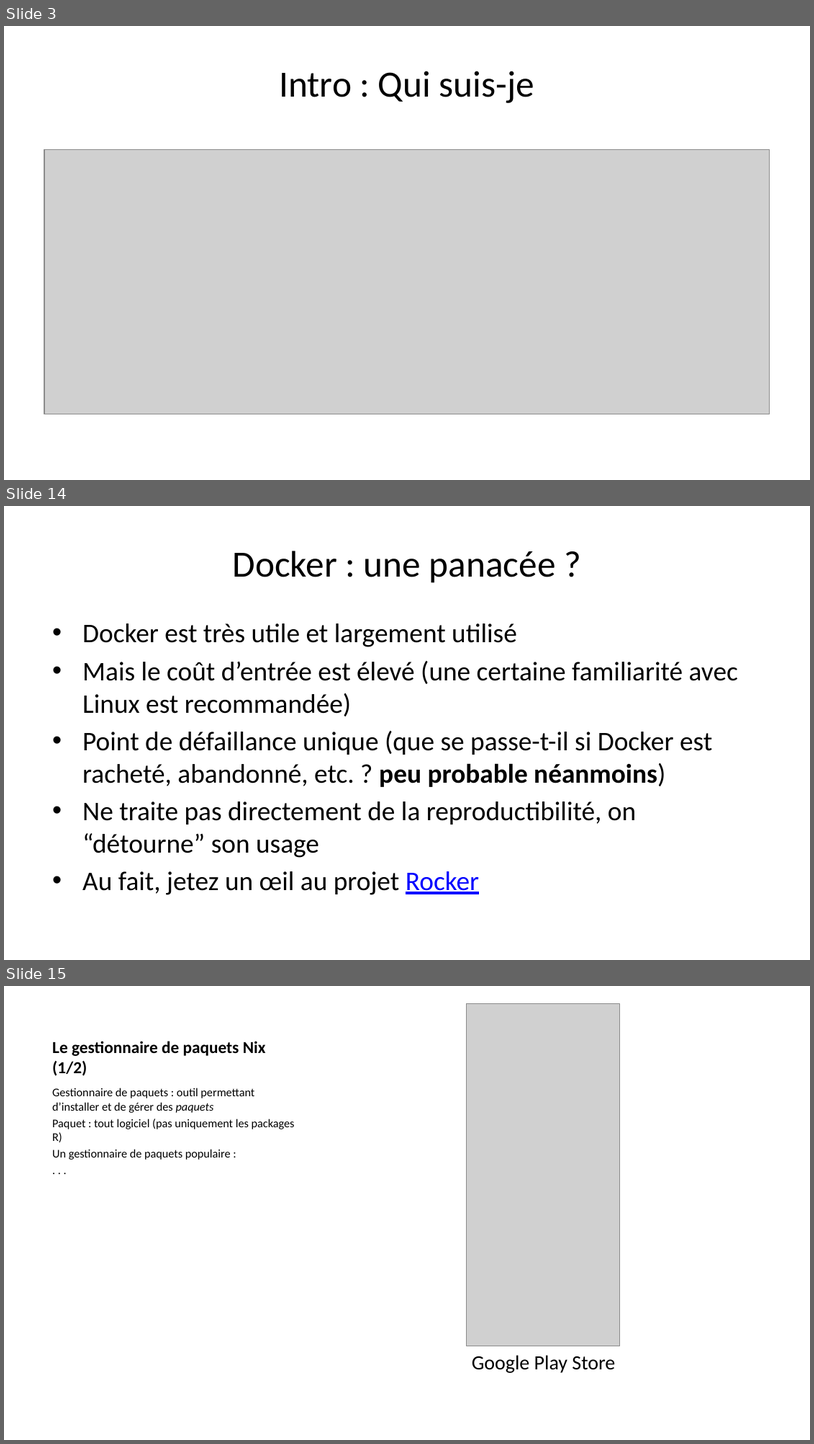
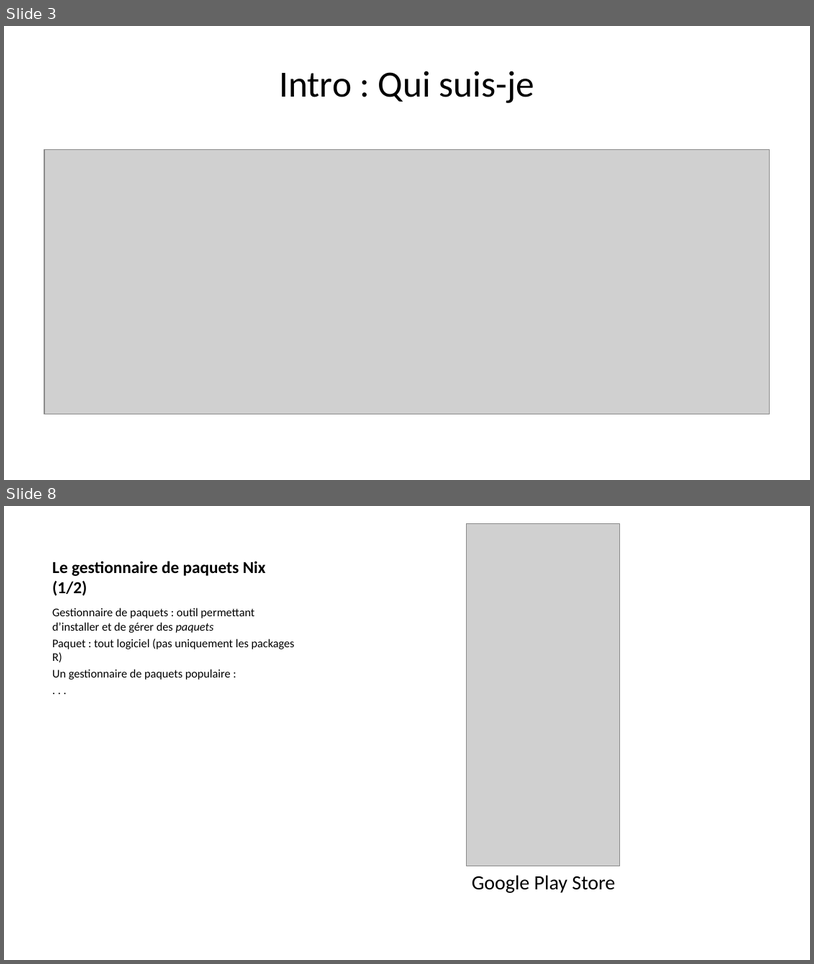
Before and after one commit to b-rodrigues/repro_rrr, a slide deck: docs/index.pptx. Shown one above the other, each under a label of ours: slides 3, 14 and 15 before the commit, slides 3 and 8 after it; the slides between them are not shown. The pictures are 814x1444 and 814x964 pixels, drawn with LibreOffice and Linux fonts; fonts in the diff are those of the drawing; grey boxes stand for pictures. Boxes give left, top, right and bottom in pixels: in the first picture for what was removed or moved away, otherwise in the second. Text is boxed around its words. In the diff, an @@ line names an element or a change of style, - is before the commit and + after.

```diff
--- a/docs/index.pptx
+++ b/docs/index.pptx
@@ slide 14 removed at <box>4,506,810,960</box>, background #FFFFFF @@
@@ title removed at <box>233,551,556,583</box> @@
-Docker : une panacée ?
@@ text removed at <box>82,623,738,895</box> @@
-• Docker est très utile et largement utilisé
-• Mais le coût d’entrée est élevé (une certaine familiarité avec Linux est recommandée)
-• Point de défaillance unique (que se passe-t-il si Docker est racheté, abandonné, etc. ? peu probable néanmoins)
-• Ne traite pas directement de la reproductibilité, on “détourne” son usage
-• Au fait, jetez un œil au projet Rocker
@@ what was slide 15 is now slide 8 @@
```
Also in this commit, not shown: 8 slides changed, 1 slide added, 10 other slides removed, 12 other files.
